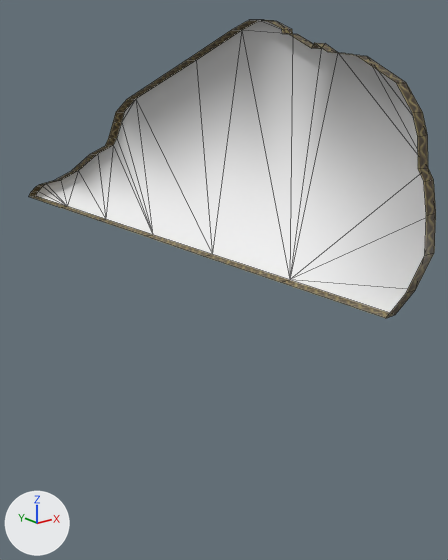
What one commit did to the FBX model SparkleLeaf/Assets/Art/Models/ground3.fbx.
Camera for both pictures: a camera (50 mm lens) standing at (-0.0383, -0.057, 0.0168) and looking at (0.0046, -0.0034, -0.0046). The axes (+X, +Y, +Z) are drawn at lower left. The lights are the same throughout. Mesh edges are drawn as thin lines. Where no turn or scale is listed for an object, it has been applied to the vertices.

Names of what the first picture shows: 'ground_03'.
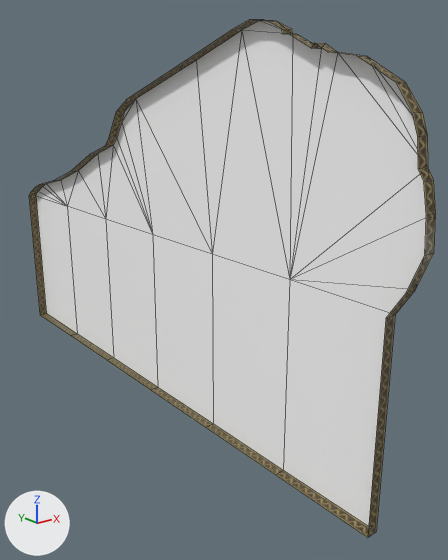
The change, as JSON lines over the scene's bpy script:
```json
{"block": "me_ground_03", "where": "# used by ob_ground_03; location = (0.0, 0.0, 0.0)"}
{"op": "remove", "block": "me_ground_03", "code": "me_ground_03.from_pydata(...)  # 76 vertices, 74 faces; spans x -0.0012..0.0, y -0.033..0.0391, z 0.0..0.0221"}
{"op": "add", "block": "me_ground_03", "code": "me_ground_03.from_pydata(...)  # 85 vertices, 82 faces; spans x -0.0012..0.0, y -0.033..0.0391, z -0.02..0.0221"}
{"block": "me_ground_03", "change": "me_ground_03 part 1"}
{"block": "me_ground_03", "change": "5 vertices are removed from x -0.0012, y -0.0186..0.0275, z 0.0"}
{"block": "me_ground_03", "change": "6 faces are deleted"}
{"block": "me_ground_03", "change": "9 new vertices lie (0.0, 0.0, -0.02) away from vertices in x -0.0012..0.0, y -0.0302..0.0391, z 0.0"}
{"block": "me_ground_03", "change": "5 new vertices lie (-0.0012, 0.0, 0.0) away from vertices in x 0.0, y -0.0186..0.0275, z -0.02"}
{"block": "me_ground_03", "change": "6 new faces join them, mat_ground4_none__untitled_004__untitled_002 (its picture is missing)"}
{"block": "me_ground_03", "change": "8 new faces join them, mat_ground4_none__untitled3__cardborder_tga (picture img_cardborder_tga)"}
{"block": "me_ground_03", "change": "me_ground_03 part 2: 32 kept faces spanning x -0.0012..0.0, y -0.033..0.0391, z 0.0..0.0221 get new texture (UV) coordinates"}
{"block": "me_ground_03", "change": "me_ground_03 part 3: the surface is now shaded flat"}
```

Pixel boxes (x1, y1, x2, y2) of what changed, in the pictures (448 x 560 px):
```json
{"object": "ground_03", "change": "reshaped", "before": [29, 20, 436, 318], "after": [29, 20, 436, 537], "on screen": "73% taller"}
{"part": 1, "of": "me_ground_03", "change": "built on", "before": [31, 196, 390, 318], "after": [29, 196, 395, 537]}
{"part": 2, "of": "me_ground_03", "change": "surface changed", "before": [29, 20, 436, 318], "after": [29, 20, 436, 318]}
```
